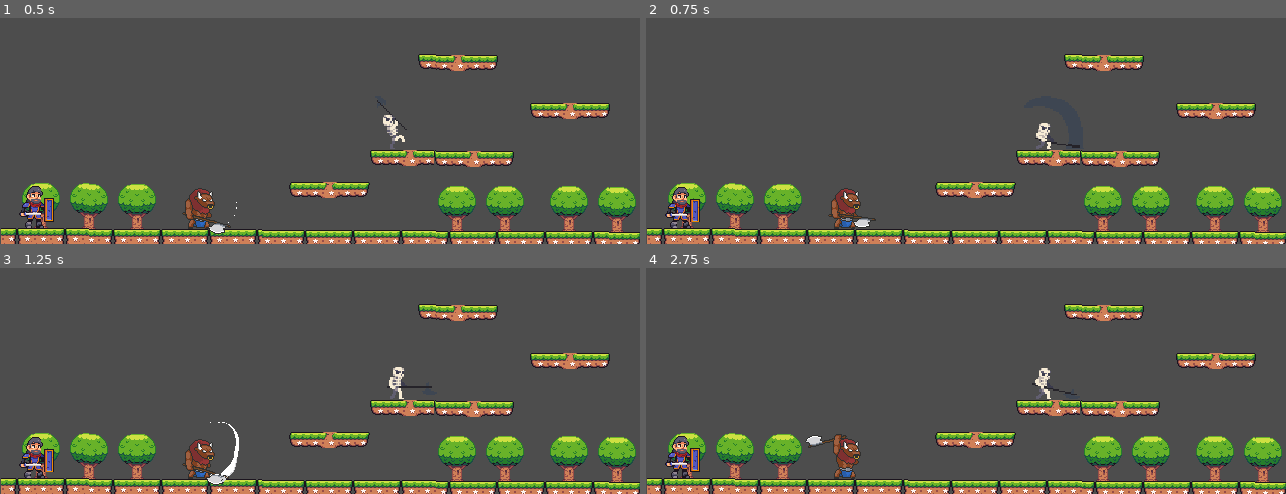
Above: before the commit, frames 1-4 (two rows, left to right).
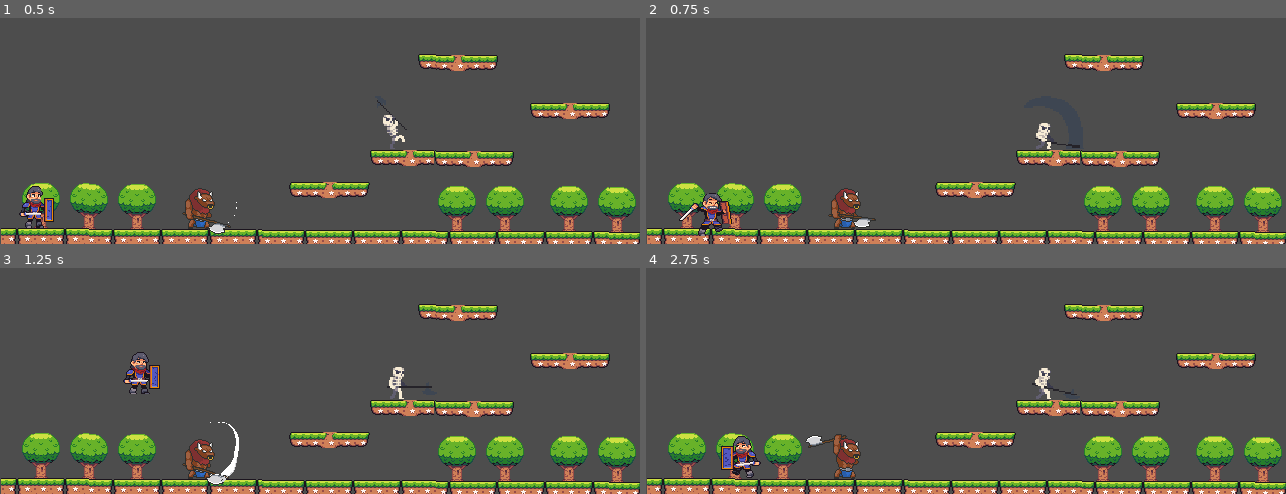
Above: after the commit, the same moments.

Repository: naconmizu/GAME
Game: Godot game, scene res://scenes/main.tscn
Two runs of this game, one before a commit and one after it. Both use one fixed random seed, a clock stepped at 60 frames per second and the inputs below. Before the commit the project has no main scene; this scene is started directly in both runs.
Inputs:
- Up to frame 1 (0.5 s): no input
- Up to frame 2 (0.75 s): tap Enter (ui_accept) at 0.5 s; hold D (ui_right, bound only after the commit) from 0.53 s (still down); tap Space (ataque) at 0.6 s
- Up to frame 3 (1.25 s): keep holding D (ui_right, bound only after the commit); tap W (pular) at 0.77, 1.07 s; tap Enter (ui_accept) at 0.8 s
- Up to frame 4 (2.75 s): tap Enter (ui_accept) at 1.35 s; tap W (pular) at 1.52, 1.55, 1.82, 2.1 s; release D (ui_right, bound only after the commit) at 2.03 s; hold A (ui_left, bound only after the commit) from 2.03 s (still down); tap Space (ataque) at 2.3 s

Frame 1 is identical in both runs. In frame 2, 1.2% of the frame differs, in the area x 2-14%, y 74-97%; in frame 3, 1.2%; in frame 4, 1.3%, in the area x 2-18%, y 74-93%.

Commit message:
finally attacking

Diff:
--- a/project.godot
+++ b/project.godot
@@ -11,6 +11,7 @@
 [application]
 
 config/name="theGame"
+run/main_scene="uid://7eoj2g3mojik"
 config/features=PackedStringArray("4.4", "Forward Plus")
 config/icon="res://icon.svg"
 
@@ -30,6 +31,34 @@
 
 [input]
 
+ui_left={
+"deadzone": 0.5,
+"events": [Object(InputEventKey,"resource_local_to_scene":false,"resource_name":"","device":-1,"window_id":0,"alt_pressed":false,"shift_pressed":false,"ctrl_pressed":false,"meta_pressed":false,"pressed":false,"keycode":65,"physical_keycode":0,"key_label":0,"unicode":97,"location":0,"echo":false,"script":null)
+, Object(InputEventJoypadButton,"resource_local_to_scene":false,"resource_name":"","device":0,"button_index":13,"pressure":0.0,"pressed":false,"script":null)
+, Object(InputEventJoypadMotion,"resource_local_to_scene":false,"resource_name":"","device":0,"axis":0,"axis_value":-1.0,"script":null)
+]
+}
+ui_right={
+"deadzone": 0.5,
+"events": [Object(InputEventKey,"resource_local_to_scene":false,"resource_name":"","device":-1,"window_id":0,"alt_pressed":false,"shift_pressed":false,"ctrl_pressed":false,"meta_pressed":false,"pressed":false,"keycode":68,"physical_keycode":0,"key_label":0,"unicode":100,"location":0,"echo":false,"script":null)
+, Object(InputEventJoypadButton,"resource_local_to_scene":false,"resource_name":"","device":0,"button_index":14,"pressure":0.0,"pressed":false,"script":null)
+, Object(InputEventJoypadMotion,"resource_local_to_scene":false,"resource_name":"","device":0,"axis":0,"axis_value":1.0,"script":null)
+]
+}
+ui_up={
+"deadzone": 0.5,
+"events": [Object(InputEventKey,"resource_local_to_scene":false,"resource_name":"","device":-1,"window_id":0,"alt_pressed":false,"shift_pressed":false,"ctrl_pressed":false,"meta_pressed":false,"pressed":false,"keycode":87,"physical_keycode":0,"key_label":0,"unicode":119,"location":0,"echo":false,"script":null)
+, Object(InputEventJoypadButton,"resource_local_to_scene":false,"resource_name":"","device":0,"button_index":11,"pressure":0.0,"pressed":false,"script":null)
+, Object(InputEventJoypadMotion,"resource_local_to_scene":false,"resource_name":"","device":0,"axis":1,"axis_value":-1.0,"script":null)
+]
+}
+ui_down={
+"deadzone": 0.5,
+"events": [Object(InputEventKey,"resource_local_to_scene":false,"resource_name":"","device":-1,"window_id":0,"alt_pressed":false,"shift_pressed":false,"ctrl_pressed":false,"meta_pressed":false,"pressed":false,"keycode":83,"physical_keycode":0,"key_label":0,"unicode":115,"location":0,"echo":false,"script":null)
+, Object(InputEventJoypadButton,"resource_local_to_scene":false,"resource_name":"","device":0,"button_index":12,"pressure":0.0,"pressed":false,"script":null)
+, Object(InputEventJoypadMotion,"resource_local_to_scene":false,"resource_name":"","device":0,"axis":1,"axis_value":1.0,"script":null)
+]
+}
 ataque={
 "deadzone": 0.2,
 "events": [Object(InputEventKey,"resource_local_to_scene":false,"resource_name":"","device":-1,"window_id":0,"alt_press …(191 unchanged characters)…
--- a/scenes/main.tscn
+++ b/scenes/main.tscn
@@ -209,9 +209,9 @@
 "duration": 1.0,
 "texture": SubResource("AtlasTexture_ornx7")
 }],
-"loop": true,
+"loop": false,
 "name": &"atacar",
-"speed": 12.0
+"speed": 17.0
 }, {
 "frames": [{
 "duration": 1.0,
@@ -947,9 +947,10 @@
 position = Vector2(13, -23)
 scale = Vector2(0.903125, 0.9375)
 sprite_frames = SubResource("SpriteFrames_rj586")
-animation = &"parado"
+animation = &"atacar"
 autoplay = "parado"
-frame_progress = 0.467192
+frame = 1
+frame_progress = 0.610261
 
 [node name="TileMap" type="TileMap" parent="."]
 position = Vector2(3, 0)
@@ -995,3 +996,5 @@
 sprite_frames = SubResource("SpriteFrames_vl5tj")
 animation = &"combo"
 autoplay = "atacar"
+
+[connection signal="animation_finished" from="personagem/animação" to="personagem" method="_on_animação_animation_finished"]
--- a/scripts/personagem.gd
+++ b/scripts/personagem.gd
@@ -1,50 +1,73 @@
 extends CharacterBody2D
 
+const SPEED = 150.0
+const JUMP_VELOCITY = -400.0
 
-const SPEED = 200.0
-const JUMP_VELOCITY = -400.0
-var jump := true
+@onready var textura: AnimatedSprite2D = $animação
 
-@onready var textura := $animação as AnimatedSprite2D
+func _ready() -> void:
+	textura.animation_finished.connect(_on_ataque_finalizado)
+
+
+func _physics_process(delta: float) -> void:
+	aplicar_gravidade(delta)
+	tratar_input_movimento(delta)
+	move_and_slide()
 
 
 
 func _process(delta: float) -> void:
-	if position.y < -30 :
-		position.y = -23
-		position.x = 13
+	checar_morte()
+	if Input.is_action_just_pressed("ataque"):
+		atacar()
+	print("animation:", textura.animation)   # <<< aqui!
+
+
+func aplicar_gravidade(delta: float) -> void:
+	if not is_on_floor():
+		velocity.y += ProjectSettings.get_setting("physics/2d/default_gravity") * delta
 
 
 
-func _physics_process(delta: float) -> void:
-	# Add the gravity.
-	if not is_on_floor():
-		velocity += get_gravity() * delta
-		textura.play("pular")
+func tratar_input_movimento(delta: float) -> void:
 
-	# Handle jump.
-	if Input.is_action_just_pressed("pular") and is_on_floor():
-		textura.play("pular")
-
-	if Input.is_action_just_pressed("ataque"):
-		textura.play("combo")
-
+	if textura.animation == "atacar":
+		print("n ta pulando por isso")
+		pass
+	# Pulo
 	if Input.is_action_just_pressed("ui_up") and is_on_floor():
 		velocity.y = JUMP_VELOCITY
 
-	# Get the input direction and handle the movement/deceleration.
-	# As good practice, you should replace UI actions with custom gameplay actions.
-	var direction := Input.get_axis("ui_left", "ui_right")
-	if direction:
-		velocity.x = direction * (SPEED+10)
-		textura.play("correr")
-		textura.scale.x = direction
-		if !jump:
+	# Movimento horizontal
+	var dir := Input.get_axis("ui_left", "ui_right")
+
+	if dir != 0:
+		velocity.x = dir * SPEED
+		textura.scale.x = dir
+		if is_on_floor() and textura.animation != "atacar":
 			textura.play("correr")
-		elif is_on_floor():
-			jump = false
 	else:
-		velocity.x = move_toward(velocity.x, 0, SPEED)
+		# Desaceleração suave
+		velocity.x = move_toward(velocity.x, 0, 800 * delta)
+		if is_on_floor() and textura.animation != "atacar":
+			textura.play("parado")
+
+	# DEBUG opcional
+	print("Eixo: ", dir)
+
+func checar_morte() -> void:
+	# Se cair abaixo de certo Y, “reset” de posição
+	if position.y > 350:
+		position = Vector2(13, 304)
+
+
+func atacar() -> void:
+	if is_on_floor() and textura.animation != "atacar":
+		textura.play("atacar")
+
+
+
+func _on_ataque_finalizado() -> void:
+	# só volto pro "parado" se a animação atual for mesmo "atacar"
+	if textura.animation == "atacar":
 		textura.play("parado")
-
-	move_and_slide()
--- a/scripts/player.gd
+++ /dev/null
@@ -1,25 +0,0 @@
-extends CharacterBody2D
-
-
-const SPEED = 300.0
-const JUMP_VELOCITY = -400.0
-
-
-func _physics_process(delta: float) -> void:
-	# Add the gravity.
-	if not is_on_floor():
-		velocity += get_gravity() * delta
-
-	# Handle jump.
-	if Input.is_action_just_pressed("ui_accept") and is_on_floor():
-		velocity.y = JUMP_VELOCITY
-
-	# Get the input direction and handle the movement/deceleration.
-	# As good practice, you should replace UI actions with custom gameplay actions.
-	var direction := Input.get_axis("ui_left", "ui_right")
-	if direction:
-		velocity.x = direction * SPEED
-	else:
-		velocity.x = move_toward(velocity.x, 0, SPEED)
-
-	move_and_slide()
Not shown, removed: scripts/player.gd.uid
